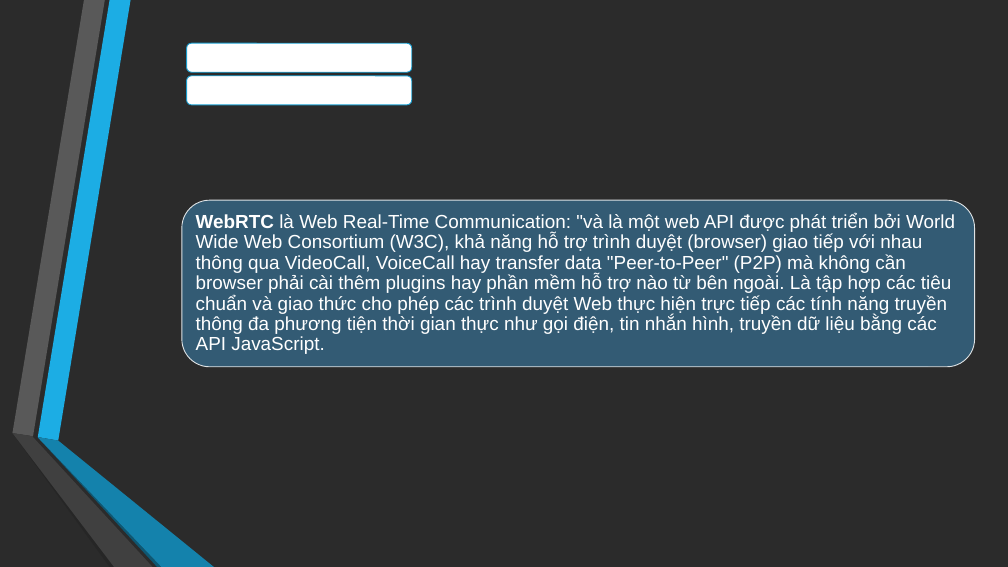
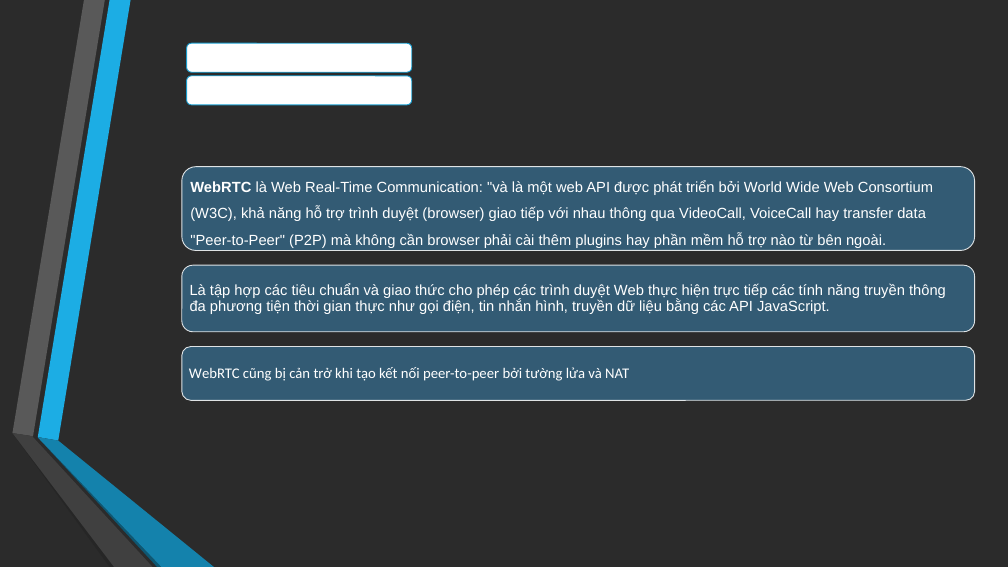
Before and after one commit to ducthangwru/MeReal, a slide deck: slide 7 of report/Slide_DoAnTotNghiep.pptx (slide 6 before the commit). Drawn at 1008x567 pixels with LibreOffice and Linux fonts; fonts in the diff are those of the drawing; background and template pictures are left out; a plain dark background stands for a picture behind light text. Boxes give left, top, right and bottom in pixels: in the first picture for what was removed or moved away, otherwise in the second. Text is boxed around its words. In the diff, an @@ line names an element or a change of style, - is before the commit and + after.

```diff
--- a/report/Slide_DoAnTotNghiep.pptx
+++ b/report/Slide_DoAnTotNghiep.pptx
@@ rounded rectangle: place and size @@
-rounded rectangle at [182, 200, 975, 367]
+rounded rectangle at [182, 265, 975, 332]
@@ text at [190, 283, 946, 314]: text changed; size 18 to 14 pt @@
-WebRTC là Web Real-Time Communication: "và là một web API được phát triển bởi World Wide Web Consortium (W3C), khả năng hỗ trợ trình duyệt (browser) giao tiếp với nhau thông qua VideoCall, VoiceCall hay transfer data "Peer-to-Peer" (P2P) mà không cần browser phải cài thêm plugins hay phần mềm hỗ trợ nào từ bên ngoài. Là tập hợp các tiêu chuẩn và giao thức cho phép các trình duyệt Web thực hiện trực tiếp các tính năng truyền thông đa phương tiện thời gian thực như gọi điện, tin nhắn hình, truyền dữ liệu bằng các API JavaScript.
+Là tập hợp các tiêu chuẩn và giao thức cho phép các trình duyệt Web thực hiện trực tiếp các tính năng truyền thông đa phương tiện thời gian thực như gọi điện, tin nhắn hình, truyền dữ liệu bằng các API JavaScript.
@@ group added at [182, 166, 975, 400]: 2 rounded rectangles, 2 texts @@
+WebRTC là Web Real-Time Communication: "và là một web API được phát triển bởi World Wide Web Consortium (W3C), khả năng hỗ trợ trình duyệt (browser) giao tiếp với nhau thông qua VideoCall, VoiceCall hay transfer data "Peer-to-Peer" (P2P) mà không cần browser phải cài thêm plugins hay phần mềm hỗ trợ nào từ bên ngoài.
+WebRTC cũng bị cản trở khi tạo kết nối peer-to-peer bởi tường lửa và NAT
```
Also in this commit, not shown: 10 other slides changed, 1 slide added, 3 slides removed.
